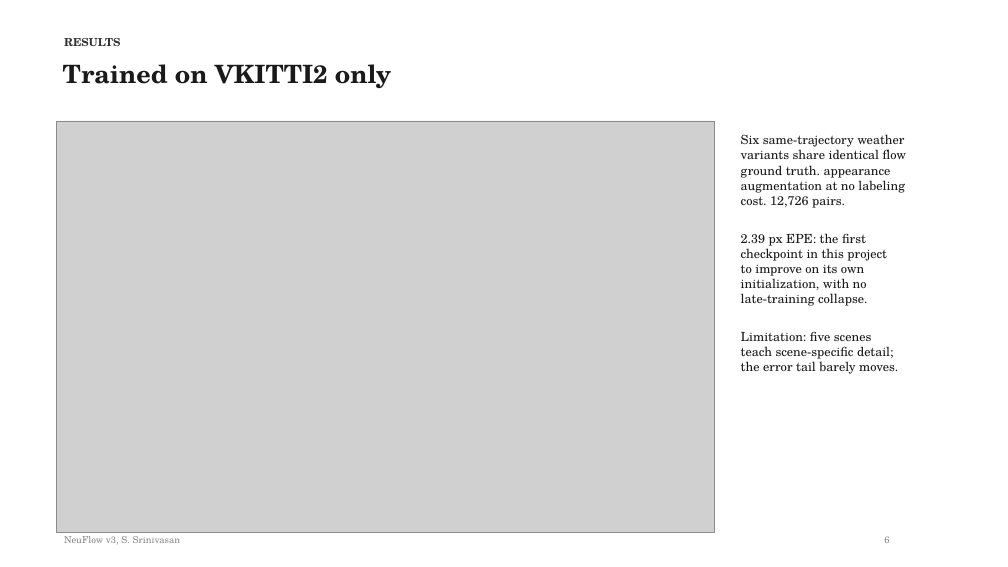
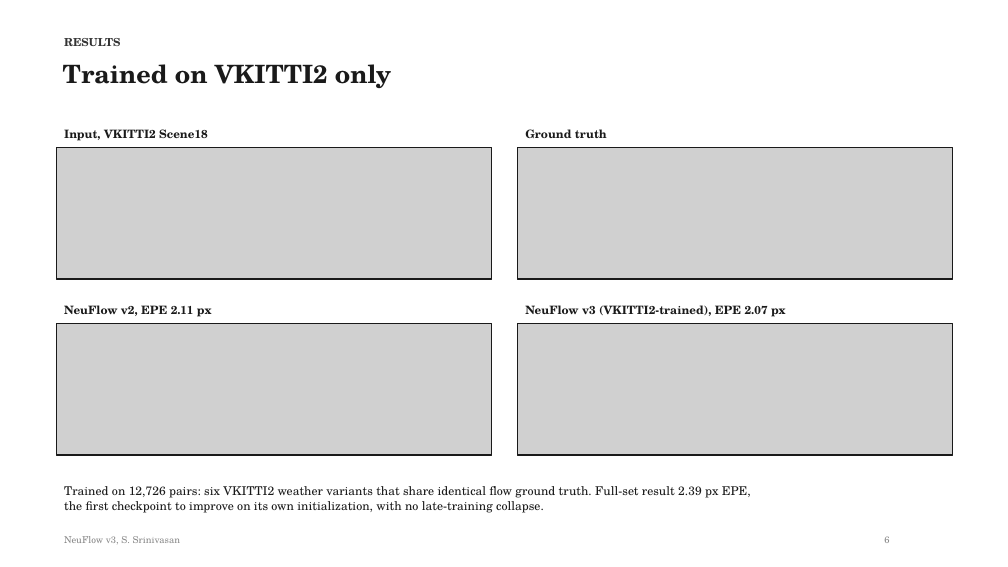
Before and after one commit to shrirag10/Neuflowv3, a slide deck: slide 6 of docs/NeuFlow_v3_status.pptx. Drawn at 1008x567 pixels with LibreOffice and Linux fonts; fonts in the diff are those of the drawing; grey boxes stand for pictures. Boxes give left, top, right and bottom in pixels: in the first picture for what was removed or moved away, otherwise in the second. Text is boxed around its words. In the diff, an @@ line names an element or a change of style, - is before the commit and + after.

```diff
--- a/docs/NeuFlow_v3_status.pptx
+++ b/docs/NeuFlow_v3_status.pptx
@@ picture removed at (x1=57, y1=121, x2=715, y2=532) @@
@@ picture added at (x1=57, y1=147, x2=492, y2=279) @@
@@ rectangle added at (x1=57, y1=147, x2=492, y2=279), outline #1A1A1A 1.2 pt @@
@@ text added at (x1=64, y1=129, x2=208, y2=141), 11 pt, text #1A1A1A, bold @@
+Input, VKITTI2 Scene18
@@ picture added at (x1=518, y1=147, x2=953, y2=279) @@
@@ rectangle added at (x1=518, y1=147, x2=953, y2=279), outline #1A1A1A 1.2 pt @@
@@ text added at (x1=525, y1=129, x2=607, y2=138), 11 pt, text #1A1A1A, bold @@
+Ground truth
@@ picture added at (x1=57, y1=324, x2=492, y2=455) @@
@@ rectangle added at (x1=57, y1=324, x2=492, y2=455), outline #1A1A1A 1.2 pt @@
@@ text added at (x1=64, y1=305, x2=212, y2=317), 11 pt, text #1A1A1A, bold @@
+NeuFlow v2, EPE 2.11 px
@@ picture added at (x1=518, y1=324, x2=953, y2=455) @@
@@ rectangle added at (x1=518, y1=324, x2=953, y2=455), outline #1A1A1A 1.2 pt @@
@@ text added at (x1=525, y1=305, x2=786, y2=317), 11 pt, text #1A1A1A, bold @@
+NeuFlow v3 (VKITTI2-trained), EPE 2.07 px
@@ text at (x1=64, y1=486, x2=751, y2=513): text changed; size 12 to 11.5 pt @@
-Six same-trajectory weather
-variants share identical flow
-ground truth. appearance
-augmentation at no labeling
-cost. 12,726 pairs.
-2.39 px EPE: the first
-checkpoint in this project
-to improve on its own
-initialization, with no
-late-training collapse.
-Limitation: five scenes
-teach scene-specific detail;
-the error tail barely moves.
+Trained on 12,726 pairs: six VKITTI2 weather variants that share identical flow ground truth. Full-set result 2.39 px EPE,
+the first checkpoint to improve on its own initialization, with no late-training collapse.
```
Also in this commit, not shown: 5 other slides changed, 2 slides added, 1 slide removed, 23 other files.
